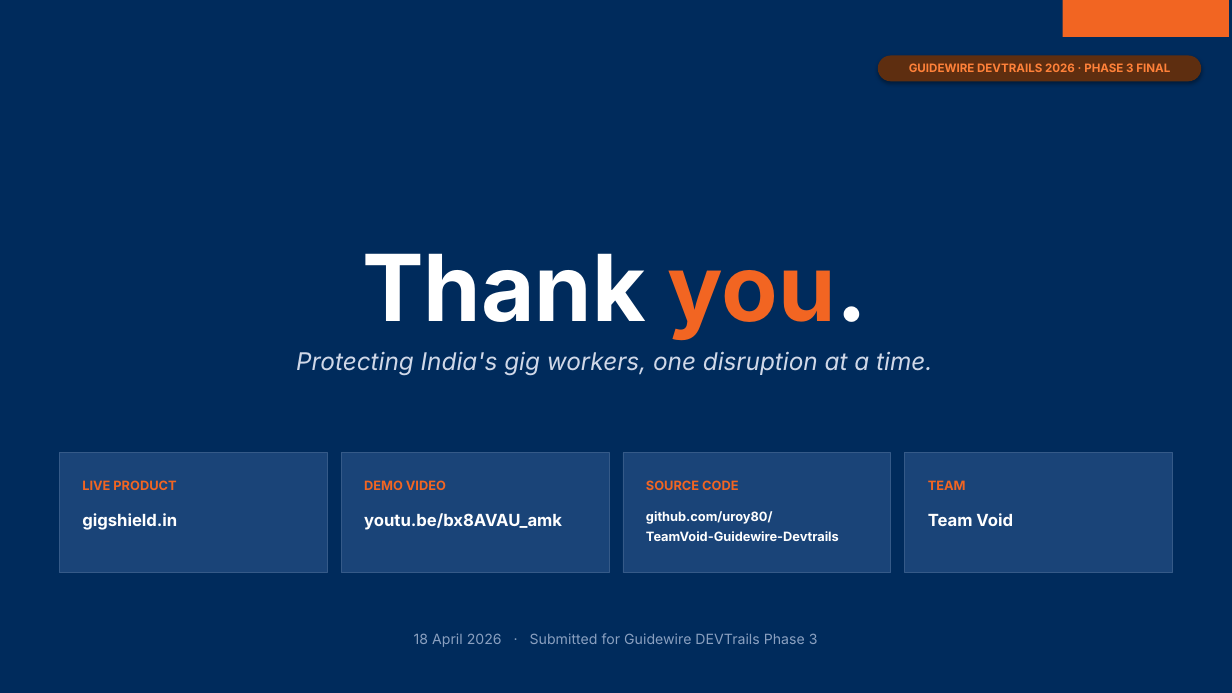
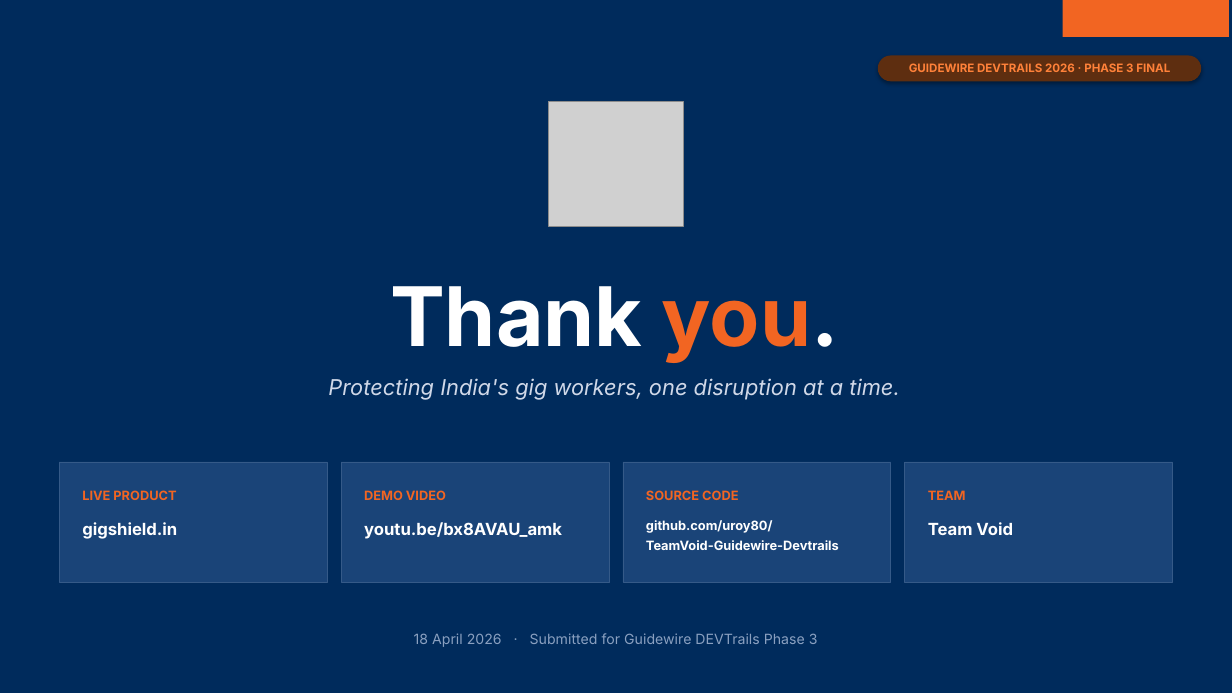
Before and after one commit to uroy80/TeamVoid-Guidewire-Devtrails, a slide deck: slide 18 of docs/pitch-deck/gigshield-pitch.pptx. Drawn at 1232x693 pixels with LibreOffice and Linux fonts; fonts in the diff are those of the drawing; grey boxes stand for pictures. Boxes give left, top, right and bottom in pixels: in the first picture for what was removed or moved away, otherwise in the second. Text is boxed around its words. In the diff, an @@ line names an element or a change of style, - is before the commit and + after.

Commit message:
Use real GigShield logo throughout pitch deck
PPTX (build_pptx.py):
  - New add_logo() helper reads assets/gigshield{,-dark}.png and inserts
    as a picture with aspect-preserving height.
  - Title slide: replaces the orange 'G' rounded-square placeholder with
    the white-on-dark logo at 1.0" height, top-left.
  - Every content slide chrome: drops the orange dot in favour of the
    white logo in the navy header bar, alongside an orange divider and
    the 'Phase 3 Final Submission · Guidewire DEVTrails 2026' label.
  - Thank-you slide: big centered logo (1.35" high) above 'Thank you.';
    title + tagline + link cards compacted to fit.

HTML (gigshield-pitch.html):
  - Matching changes for parity — <img> tags for title block, every
    header brand, and the outro, served from assets/gigshield-dark.png.

assets/ folder copies the two logo variants from
packages/frontend/public/logos so the deck ships as a self-contained
artifact you can zip and share.

```diff
--- a/docs/pitch-deck/gigshield-pitch.pptx
+++ b/docs/pitch-deck/gigshield-pitch.pptx
@@ picture added at (549, 102, 683, 226) @@
@@ text "Thank you.": place and size @@
-text "Thank you." at (362, 253, 867, 341)
+text "Thank you." at (390, 286, 839, 363)
@@ text "Thank you." at (390, 286, 839, 363): size 72 to 64 pt @@
@@ text "Protecting India's gig workers, one ...": place and size @@
-text "Protecting India's gig workers, one ..." at (296, 351, 932, 376)
+text "Protecting India's gig workers, one ..." at (328, 378, 899, 400)
@@ text "Protecting India's gig workers, one ..." at (328, 378, 899, 400): size 19 to 17 pt @@
@@ 6 texts, 4 rectangles: place and size @@
-6 texts, 4 rectangles at (59, 453, 1173, 573)
+6 texts, 4 rectangles at (59, 462, 1173, 582)
@@ text at (928, 490, 966, 500): text changed; size 13 to 10 pt; text colour #FFFFFF to #F26522 @@
-Team Void
+TEAM
@@ text at (928, 522, 1013, 535): text changed; size 10 to 13 pt; text colour #F26522 to #FFFFFF @@
-TEAM
+Team Void
```
Also in this commit, not shown: 17 other slides changed, 4 other files.
